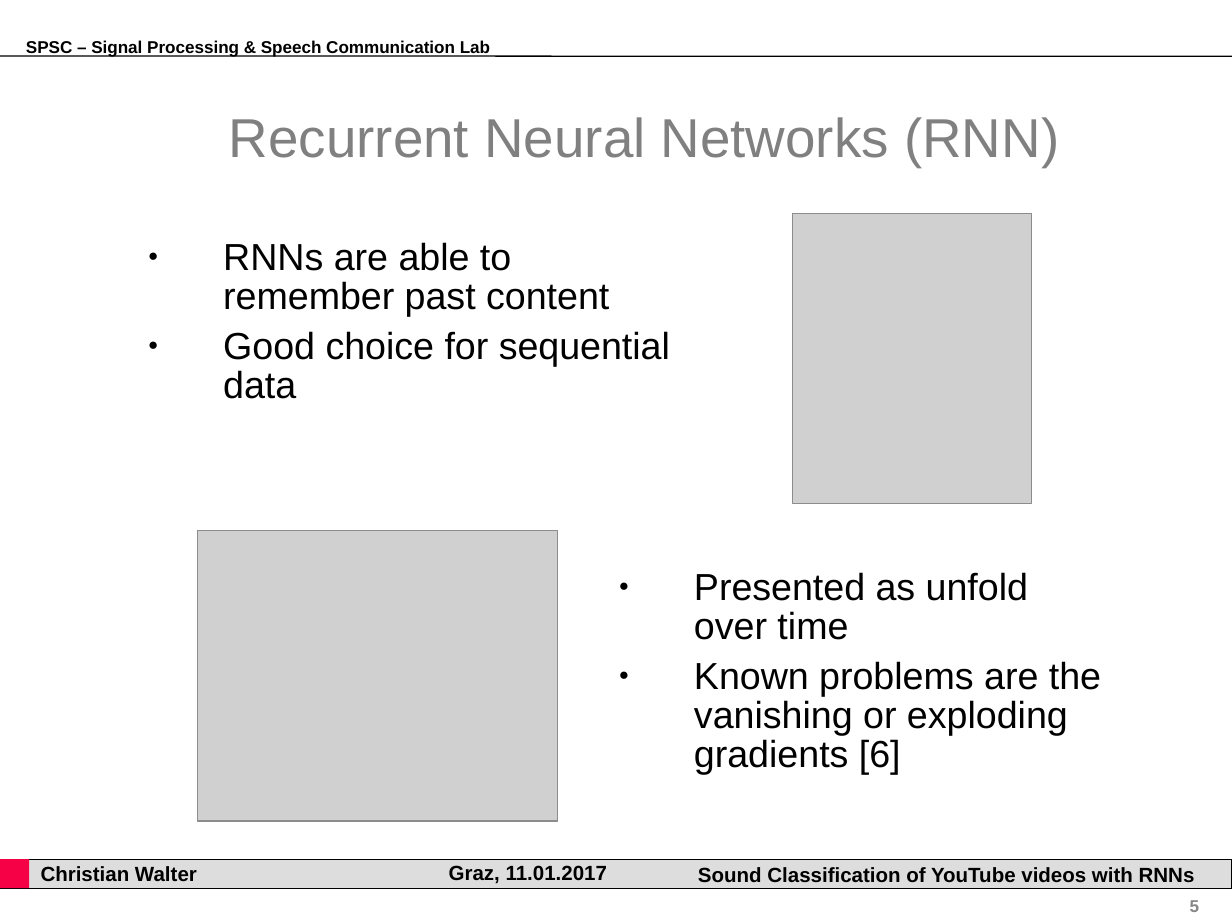
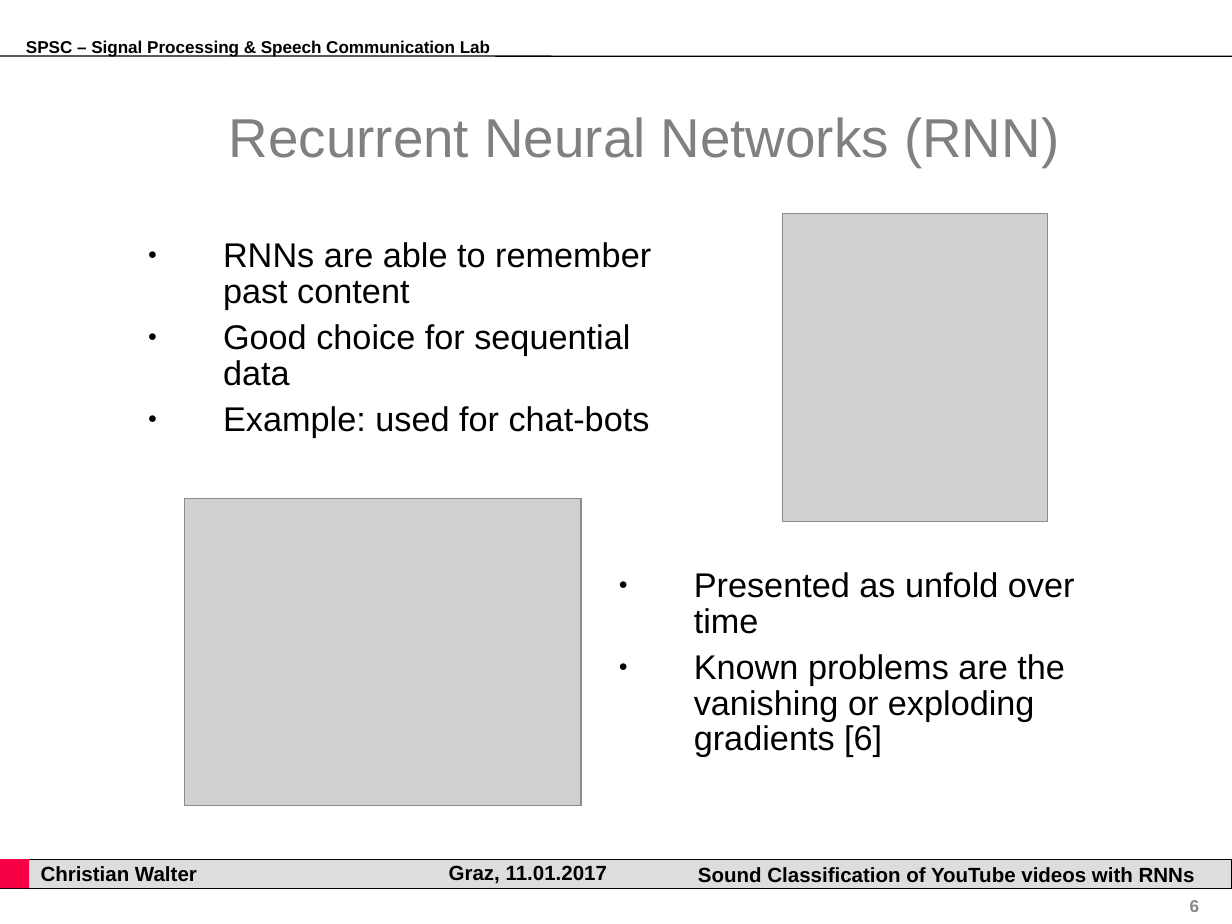
Before and after one commit to gartenschlaefer/present, a slide deck: slide 6 of bachelor_thesis/bachelor_thesis.ppt (slide 5 before the commit). Drawn at 1232x924 pixels with LibreOffice and Linux fonts; fonts in the diff are those of the drawing; grey boxes stand for pictures; background and template pictures are left out. Boxes give left, top, right and bottom in pixels: in the first picture for what was removed or moved away, otherwise in the second. Text is boxed around its words. In the diff, an @@ line names an element or a change of style, - is before the commit and + after.

Commit message:
train rnns

```diff
--- a/bachelor_thesis/bachelor_thesis.ppt
+++ b/bachelor_thesis/bachelor_thesis.ppt
@@ picture: place and size @@
-picture at (792, 213, 1031, 504)
+picture at (782, 213, 1047, 521)
@@ text at (223, 242, 651, 386): size 22 to 20 pt in "RNNs are able to remember past content", "Good choice for sequential data" @@
@@ text at (223, 406, 650, 437): paragraph added @@
+● Example: used for chat-bots
@@ picture: place and size @@
-picture at (198, 531, 558, 822)
+picture at (185, 499, 582, 806)
@@ text "Presented as unfold over time" at (694, 572, 1075, 757): size 22 to 20 pt @@
```
Also in this commit, not shown: 12 other slides changed, 4 slides added, 2 slides removed, 30 other files.
